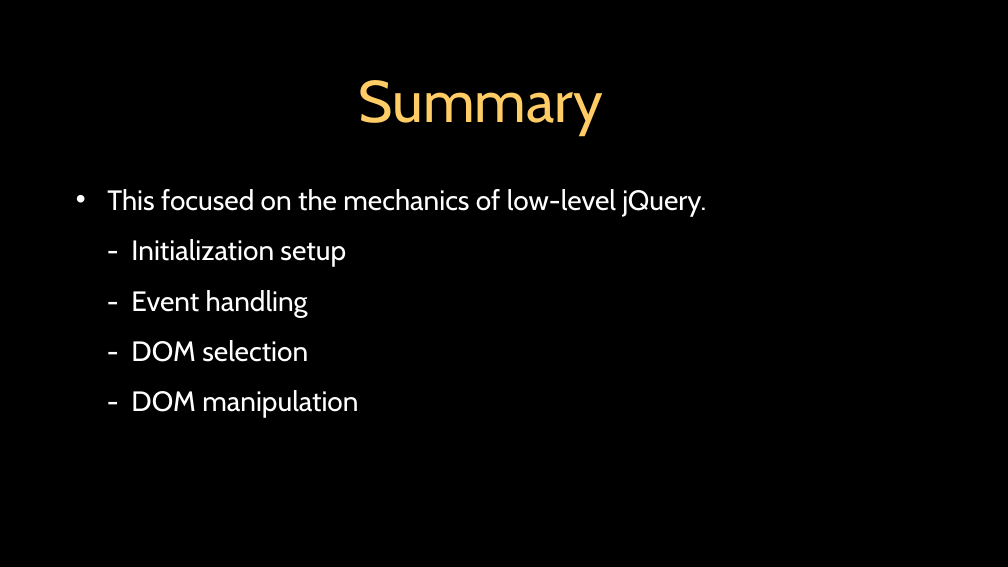
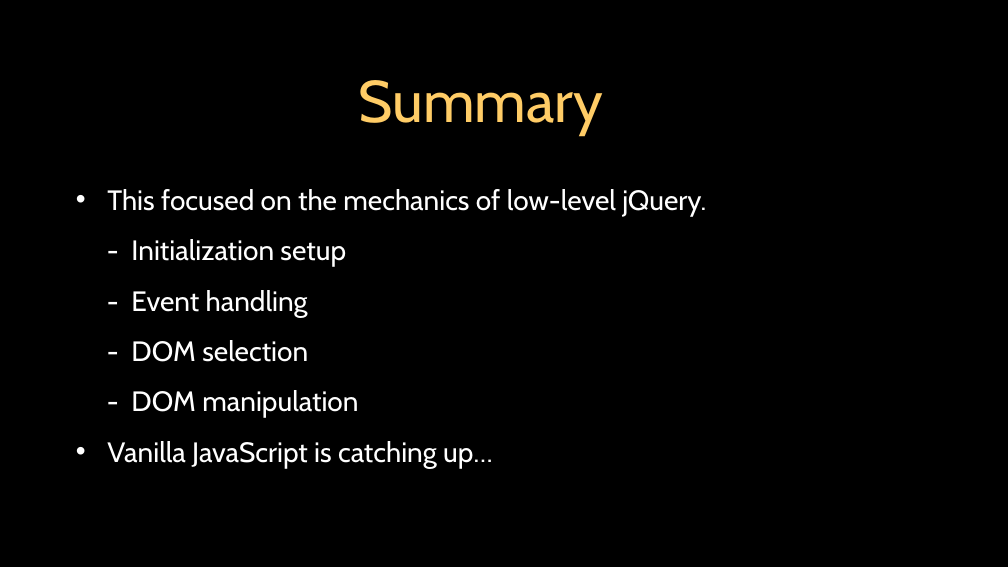
Before and after one commit to csev/dj4e, a slide deck: slide 19 of lectures/JS-03-JQuery.ppt (slide 17 before the commit). Drawn at 1008x567 pixels with LibreOffice and Linux fonts; fonts in the diff are those of the drawing. Boxes give left, top, right and bottom in pixels: in the first picture for what was removed or moved away, otherwise in the second. Text is boxed around its words. In the diff, an @@ line names an element or a change of style, - is before the commit and + after.

```diff
--- a/lectures/JS-03-JQuery.ppt
+++ b/lectures/JS-03-JQuery.ppt
@@ text at box(107, 441, 493, 468): paragraph added @@
+• Vanilla JavaScript is catching up…
```
Also in this commit, not shown: 5 other slides changed, 3 slides added, 1 slide removed, 3 other files.
